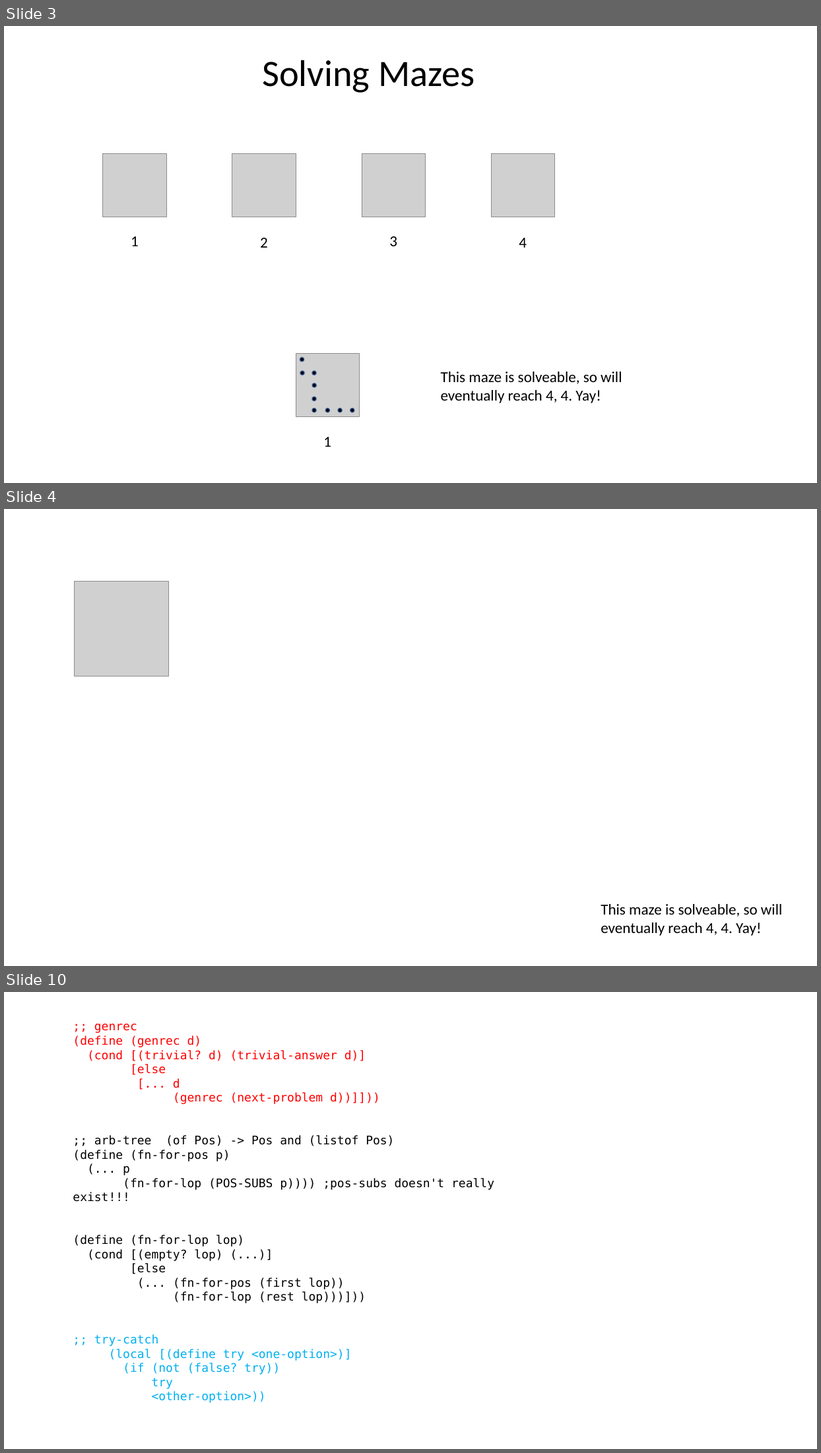
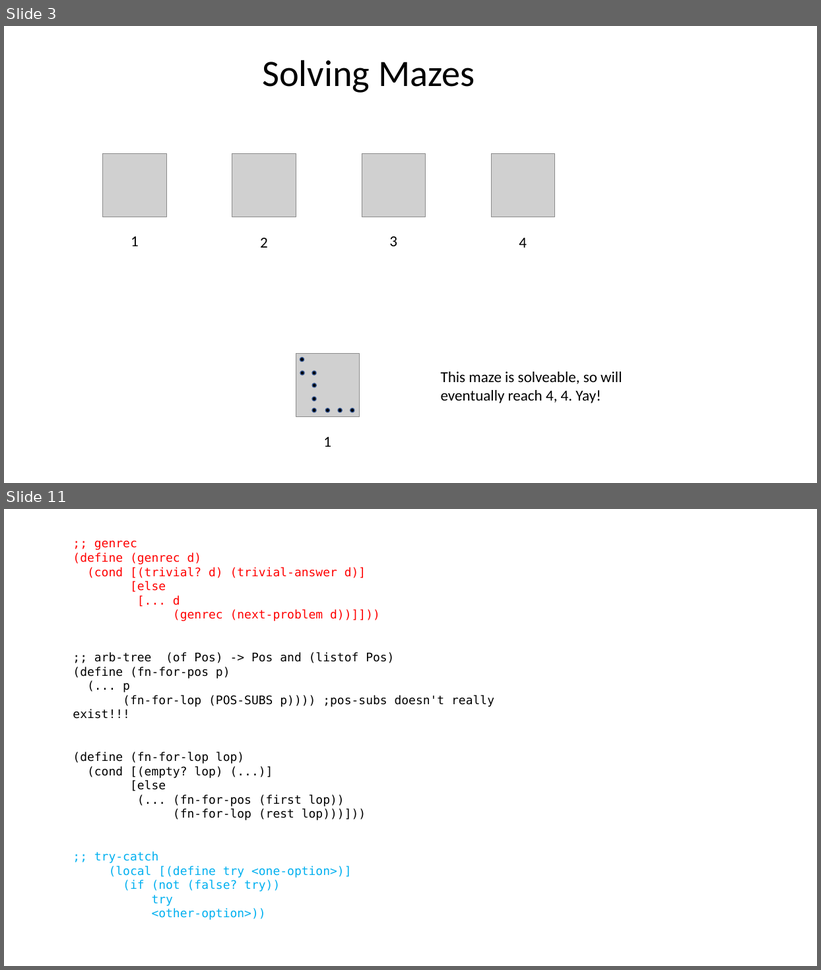
Before and after one commit to GregorKiczales/spd-materials, a slide deck: instructor/l16/l16-pad.pptx. Shown one above the other, each under a label of ours: slides 3, 4 and 10 before the commit, slides 3 and 11 after it; the slides between them are not shown. The pictures are 821x1453 and 821x970 pixels, drawn with LibreOffice and Linux fonts; fonts in the diff are those of the drawing; grey boxes stand for pictures. Boxes give left, top, right and bottom in pixels: in the first picture for what was removed or moved away, otherwise in the second. Text is boxed around its words. In the diff, an @@ line names an element or a change of style, - is before the commit and + after.

```diff
--- a/instructor/l16/l16-pad.pptx
+++ b/instructor/l16/l16-pad.pptx
@@ slide 4 removed at (x1=4, y1=509, x2=817, y2=966), background #FFFFFF @@
@@ picture removed at (x1=74, y1=582, x2=169, y2=676) @@
@@ text removed at (x1=601, y1=904, x2=782, y2=936) @@
-This maze is solveable, so will eventually reach 4, 4. Yay!
@@ what was slide 10 is now slide 11 @@
```
Also in this commit, not shown: 7 slides changed, 2 slides added, 15 other files.
